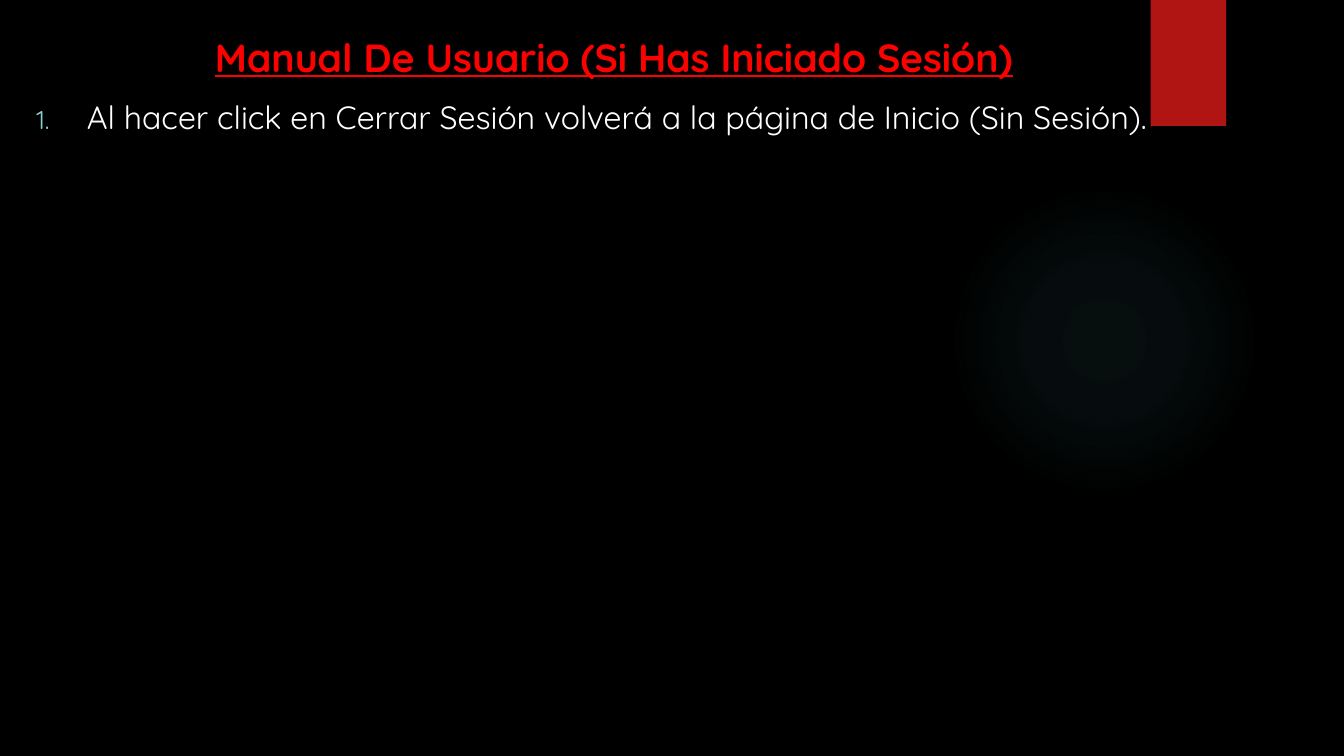
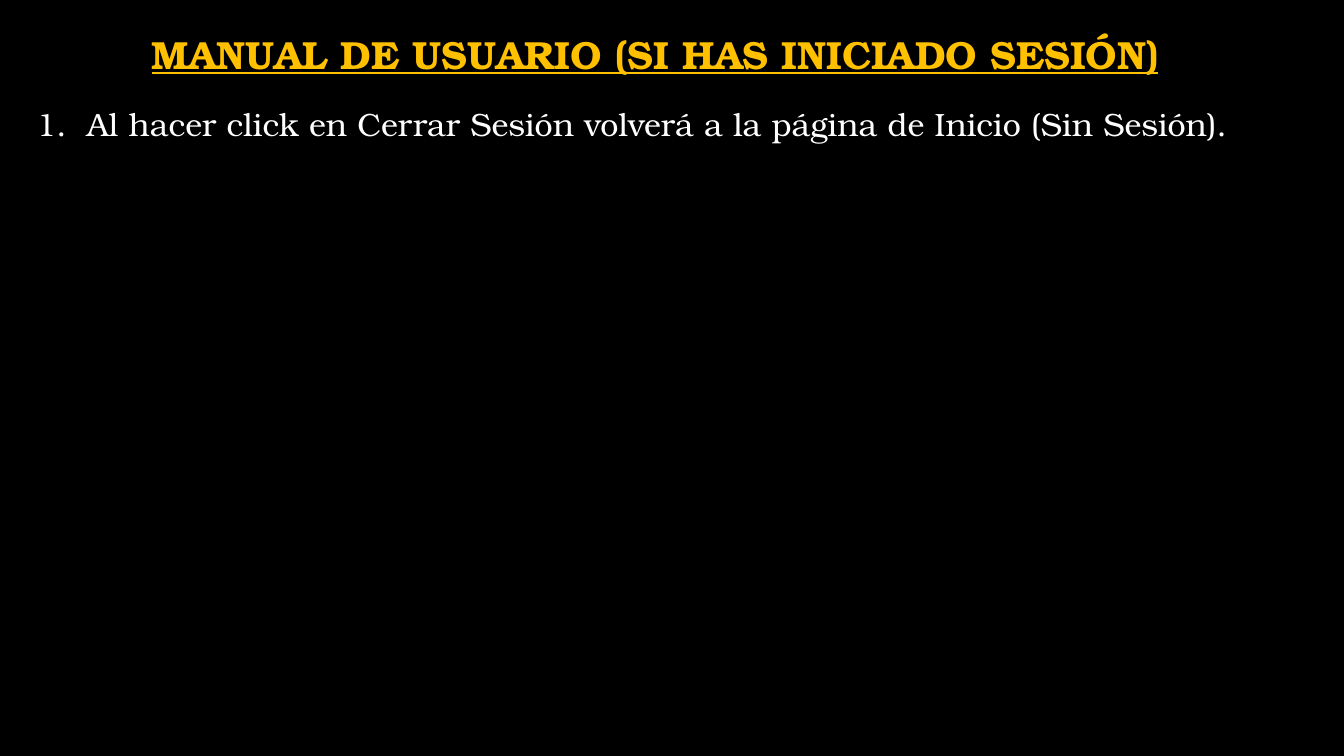
Before and after one commit to Fleon02/VolandoVoy, a slide deck: slide 19 of Presentación Trabajo Fin De Grado David Corredor Miguel, Antonio Castillo y Francisco Leon.pptx (slide 14 before the commit). Drawn at 1344x756 pixels with LibreOffice and Linux fonts; fonts in the diff are those of the drawing; background and template pictures are left out. Boxes give left, top, right and bottom in pixels: in the first picture for what was removed or moved away, otherwise in the second. Text is boxed around its words. In the diff, an @@ line names an element or a change of style, - is before the commit and + after.

```diff
--- a/Presentación Trabajo Fin De Grado David Corredor Miguel, Antonio Castillo y Francisco Leon.pptx
+++ b/Presentación Trabajo Fin De Grado David Corredor Miguel, Antonio Castillo y Francisco Leon.pptx
@@ rectangle removed at <box>1150,0,1226,126</box> @@
@@ title at <box>152,33,1158,75</box>: text changed; font Quicksand to TeX Gyre Bonum; text colour #FF0000 to #FFC000 @@
-Manual De Usuario (Si Has Iniciado Sesión)
+MANUAL DE USUARIO (SI HAS INICIADO SESIÓN)
@@ text "Al hacer click en Cerrar ..." at <box>87,113,1227,144</box>: font Quicksand to TeX Gyre Bonum; line spacing 1 to 1.2 @@
```
Also in this commit, not shown: 13 other slides changed, 9 slides added, 2 slides removed, 1 other file.
